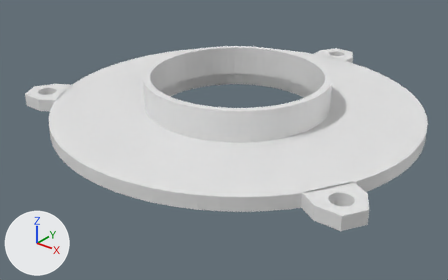
A saved change to the Blender file Cyclone 01/Cyclone 01-1 - Top.blend.
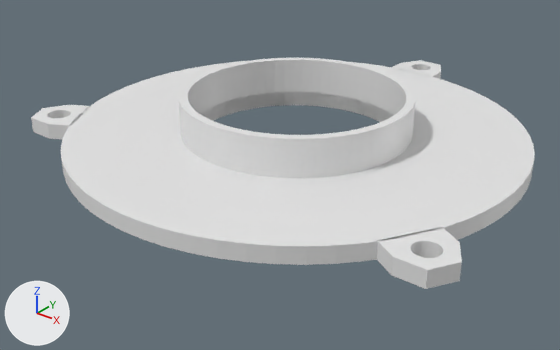
The first picture shows the older version from a 50 mm camera at (82.3, -107.8, 58.8) aimed at (-1.4, -3.2, -6.1). The close-ups show both versions on the part from 0% to 100% of the width and 0% to 100% of the height of that picture. Every picture has the same lights, and +X, +Y and +Z are marked at lower left.

The scene before the commit, as lines of its bpy script (objects in view):
```python
ob_1___top = bpy.data.objects.new('1 - Top', me_圓柱體)
ob_1___top.location = (0.0, 0.0, 0.0)
ob_2___center_tube__40mm____cut = bpy.data.objects.new('2 - Center Tube (40mm) - CUT', me_圓柱體_004)
ob_2___center_tube__40mm____cut.location = (0.0, 0.0, 5.0)
ob_2___center_tube__inner_40mm = bpy.data.objects.new('2 - Center Tube (inner 40mm)', me_圓柱體_002)
ob_2___center_tube__inner_40mm.location = (0.0, 0.0, 5.0)
ob_2___screw__mesh__4_5_mm_real__4_mm___distance__36_mm = bpy.data.objects.new('2 - Screw (Mesh: 4.5 mm,Real: 4 mm) (Distance: 36 mm)', me_圓柱體_005)
ob_2___screw__mesh__4_5_mm_real__4_mm___distance__36_mm.location = (0.0, 0.0, 0.0)
ob_2___screw__mesh__4_5_mm_real__4_mm___distance__36_mm.rotation_euler = (0.0, 0.0, 3.142)  # degrees (0, 0, 180)
ob_3___screw_ring = bpy.data.objects.new('3 - Screw Ring', me_圓柱體_007)
ob_3___screw_ring.location = (0.0, 0.0, 0.0)
```
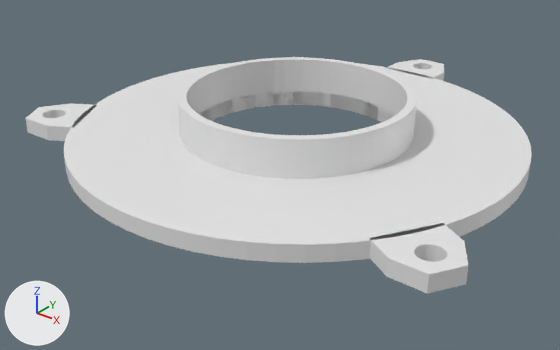
ob_2___center_tube__40mm____cut is not drawn itself; it is used by a modifier of ob_1___top.
ob_2___screw__mesh__4_5_mm_real__4_mm___distance__36_mm is not drawn itself; it is used by a modifier of ob_3___screw_ring.

Diff of the bpy script that builds the scene:
```diff
--- a/Cyclone 01/Cyclone 01-1 - Top.blend.py
+++ b/Cyclone 01/Cyclone 01-1 - Top.blend.py
@@ me_圓柱體_007 @@
 me_圓柱體_007.from_pydata(...)  # 12 vertices, 8 faces; spans x -5.28..5.28, y 42.43..51.57, z 0.0..3.0
 # used by ob_3___screw_ring; location = (0.0, 0.0, 0.0)
+# me_圓柱體_007 part 1: the whole mesh is scaled about its middle by (1.14, 1.22, 1)
@@ ob_1___top @@
 ob_1___top.location = (0.0, 0.0, 0.0)
+ob_1___top.scale = (0.988, 0.988, 1.0)
 _m = ob_1___top.modifiers.new('布林', 'BOOLEAN')
@@ ob_2___center_tube__inner_40mm @@
 ob_2___center_tube__inner_40mm.location = (0.0, 0.0, 5.0)
+ob_2___center_tube__inner_40mm.scale = (1.01, 1.01, 1.0)
@@ ob_2___center_tube__40mm____cut @@
 ob_2___center_tube__40mm____cut.location = (0.0, 0.0, 5.0)
+ob_2___center_tube__40mm____cut.scale = (1.01, 1.01, 1.0)
 ob_2___center_tube__40mm____cut.hide_set(True)  # its collection is switched off
@@ ob_2___screw__mesh__4_5_mm_real__4_mm___distance__36_mm @@
 ob_2___screw__mesh__4_5_mm_real__4_mm___distance__36_mm = bpy.data.objects.new('2 - Screw (Mesh: 4.5 mm,Real: 4 mm) (Distance: 36 mm)', me_圓柱體_005)
-ob_2___screw__mesh__4_5_mm_real__4_mm___distance__36_mm.location = (0.0, 0.0, 0.0)
+ob_2___screw__mesh__4_5_mm_real__4_mm___distance__36_mm.location = (0.0, 1.0, 0.0)
 ob_2___screw__mesh__4_5_mm_real__4_mm___distance__36_mm.rotation_euler = (0.0, 0.0, 3.142)  # degrees (0, 0, 180)
```

Changed parts and their boxes [x1, y1, x2, y2] in the close-ups (560 x 350 px):
'1 - Top', rescaled: before [61, 61, 535, 265]; after [64, 62, 532, 263]
'2 - Center Tube (inner 40mm)', rescaled: before [179, 58, 415, 178]; after [177, 57, 417, 179]
'3 - Screw Ring', mesh rescaled, reshaped: before [31, 60, 462, 289]; after [26, 59, 468, 294]
